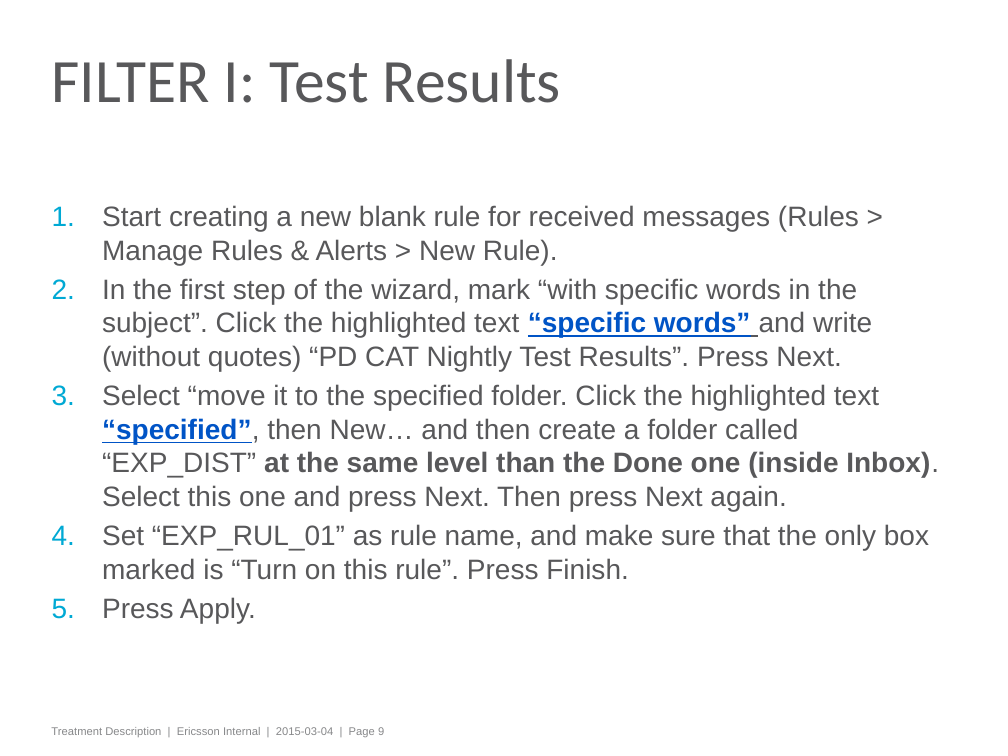
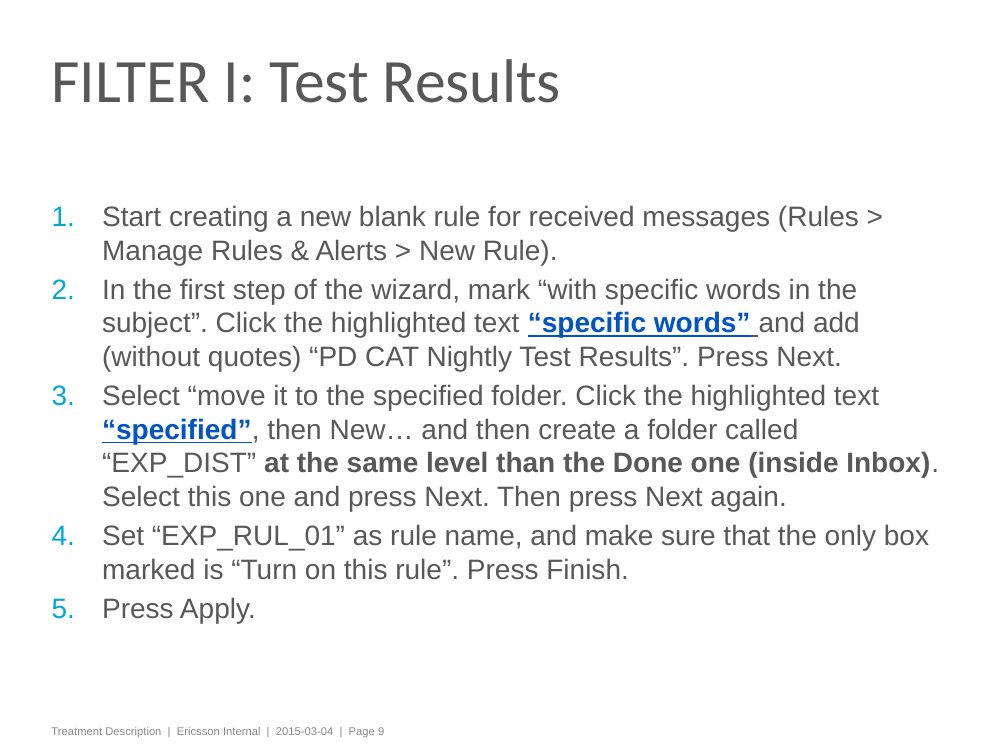
Before and after one commit to stoyicker/thesis-tex, a slide deck: slide 9 of Presentation material/treatment_guidelines_general.pptx. Drawn at 1008x756 pixels with LibreOffice and Linux fonts; fonts in the diff are those of the drawing; background and template pictures are left out. Boxes give left, top, right and bottom in pixels: in the first picture for what was removed or moved away, otherwise in the second. Text is boxed around its words. In the diff, an @@ line names an element or a change of style, - is before the commit and + after.

```diff
--- a/Presentation material/treatment_guidelines_general.pptx
+++ b/Presentation material/treatment_guidelines_general.pptx
@@ text at [102,278,860,371]: text changed @@
-2. In the first step of the wizard, mark “with specific words in the subject”. Click the highlighted text “specific words” and write (without quotes) “PD CAT Nightly Test Results”. Press Next.
+2. In the first step of the wizard, mark “with specific words in the subject”. Click the highlighted text “specific words” and add (without quotes) “PD CAT Nightly Test Results”. Press Next.
```
Also in this commit, not shown: 4 other slides changed, 4 other files.
